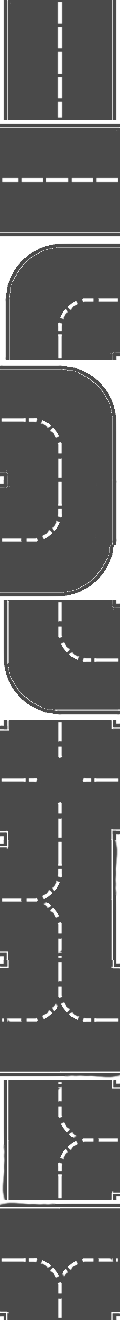
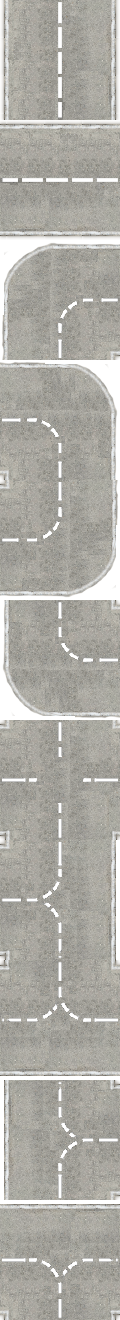
Layered file, before and after one edit (120x1320). Changes by layer:
renamed "road000 - vertical" to "road000-vertical", painted on it over [0, 0, 120, 120]
renamed "road010 - horizontal" to "road010-horizontal", painted on it over [0, 120, 120, 240]
painted on "road020 - right down" over [1, 242, 120, 360]
painted on "road030 - left down" over [0, 361, 118, 480]
painted on "road040 - left up" over [0, 480, 119, 598]
painted on "road050 ritgh up" over [2, 600, 120, 719]
renamed "road070 - cross" to "road070-cross", painted on it over [0, 720, 120, 840]
painted on "road080 left up down" over [0, 840, 118, 960]
painted on "road090 left rigth up" over [0, 960, 120, 1078]
painted on "road100 rigth up down" over [2, 1080, 120, 1200]
painted on "road110 left rigth down" over [0, 1202, 120, 1320]
